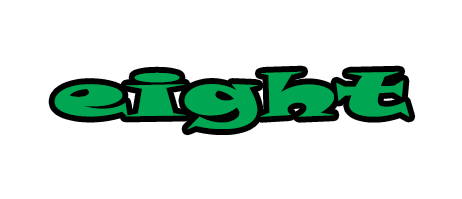
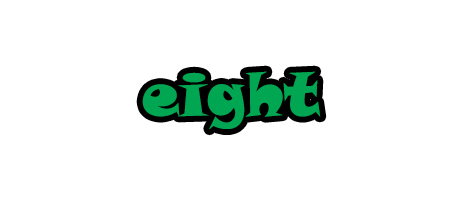
Two versions of the same layered image (w=462, h=199). Layer-by-layer changes:
painted on "eight" over [left=54, top=71, right=410, bottom=130]
